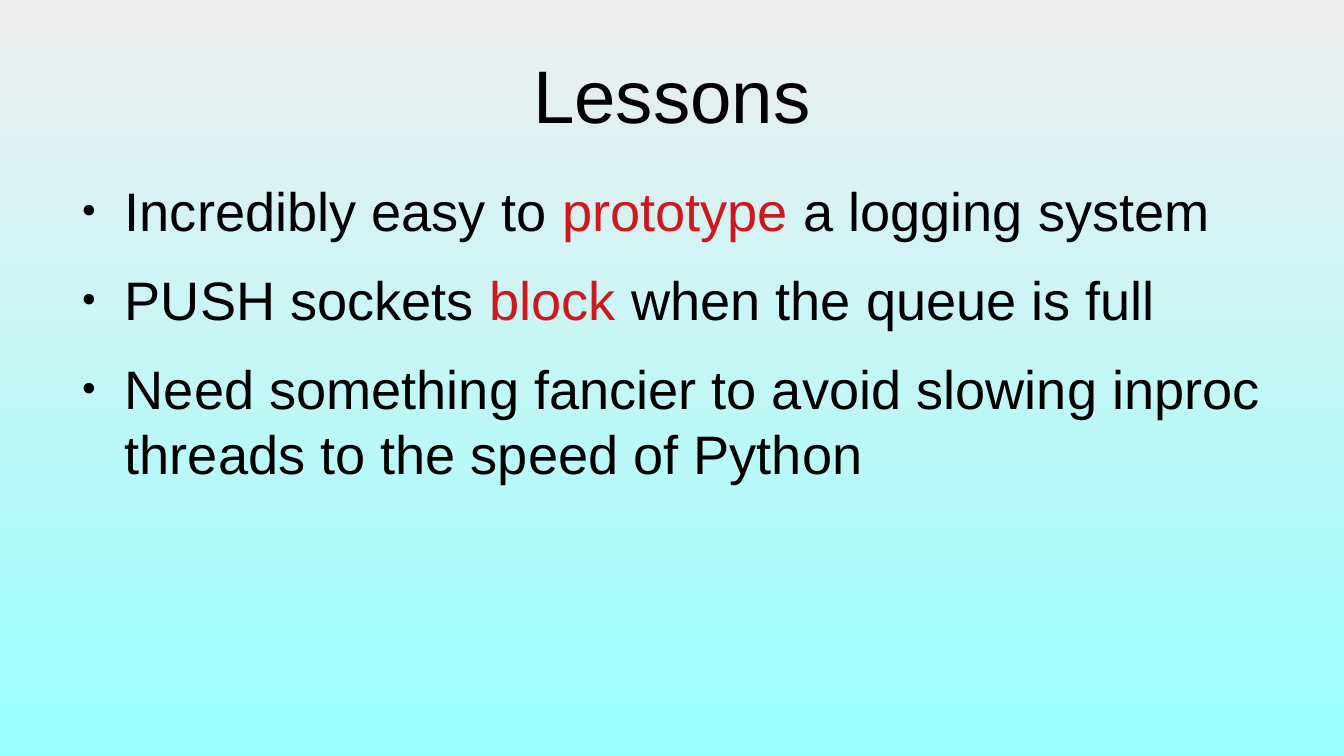
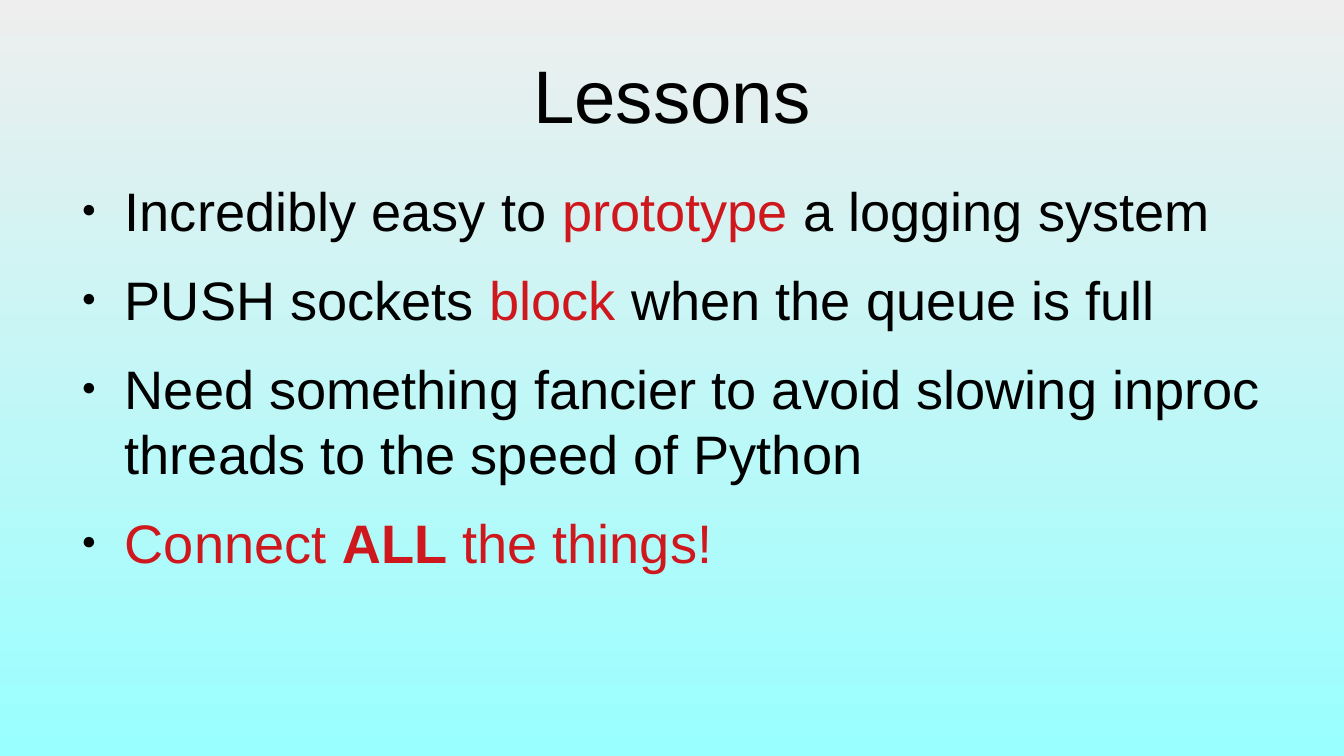
Before and after one commit to dllaurence/zeromq-presentation, a slide deck: slide 61 of presentation.odp. Drawn at 1344x756 pixels with LibreOffice and Linux fonts; fonts in the diff are those of the drawing. Boxes give left, top, right and bottom in pixels: in the first picture for what was removed or moved away, otherwise in the second. Text is boxed around its words. In the diff, an @@ line names an element or a change of style, - is before the commit and + after.

```diff
--- a/presentation.odp
+++ b/presentation.odp
@@ text at bbox=[125, 523, 713, 572]: paragraph added @@
+● Connect ALL the things!
```
Also in this commit, not shown: 2 other slides changed, 1 slide added.
